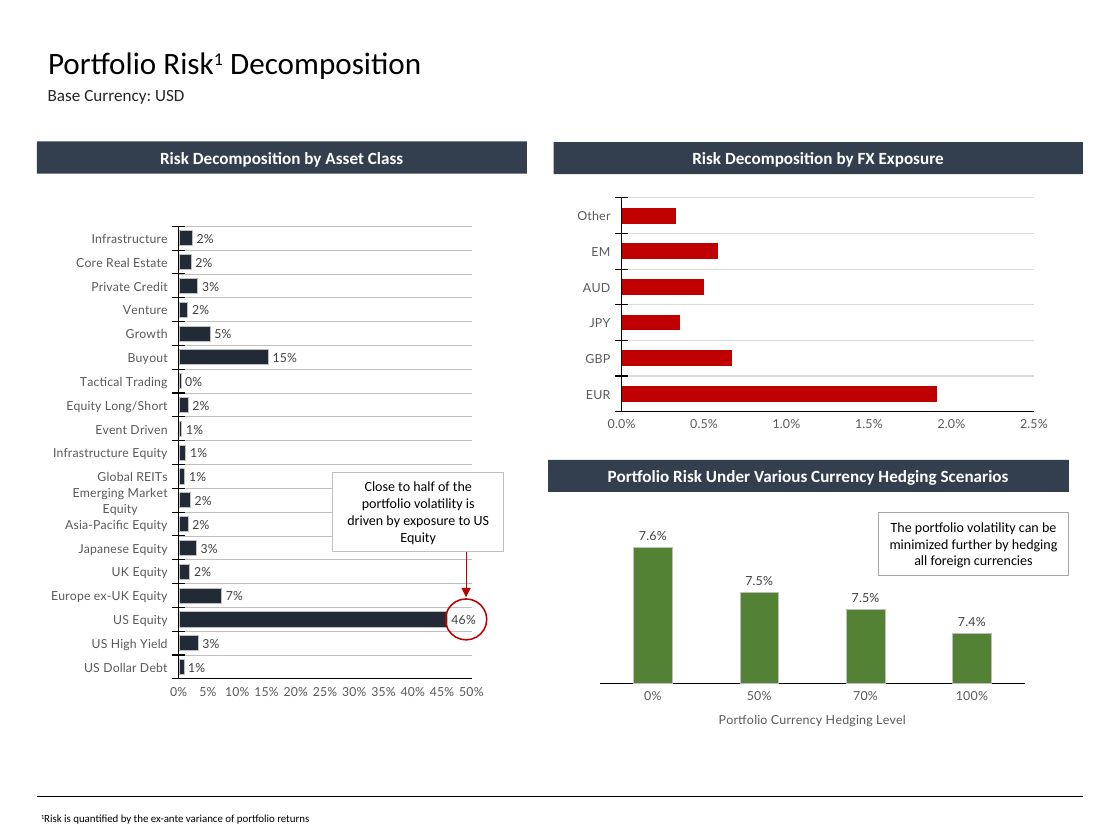
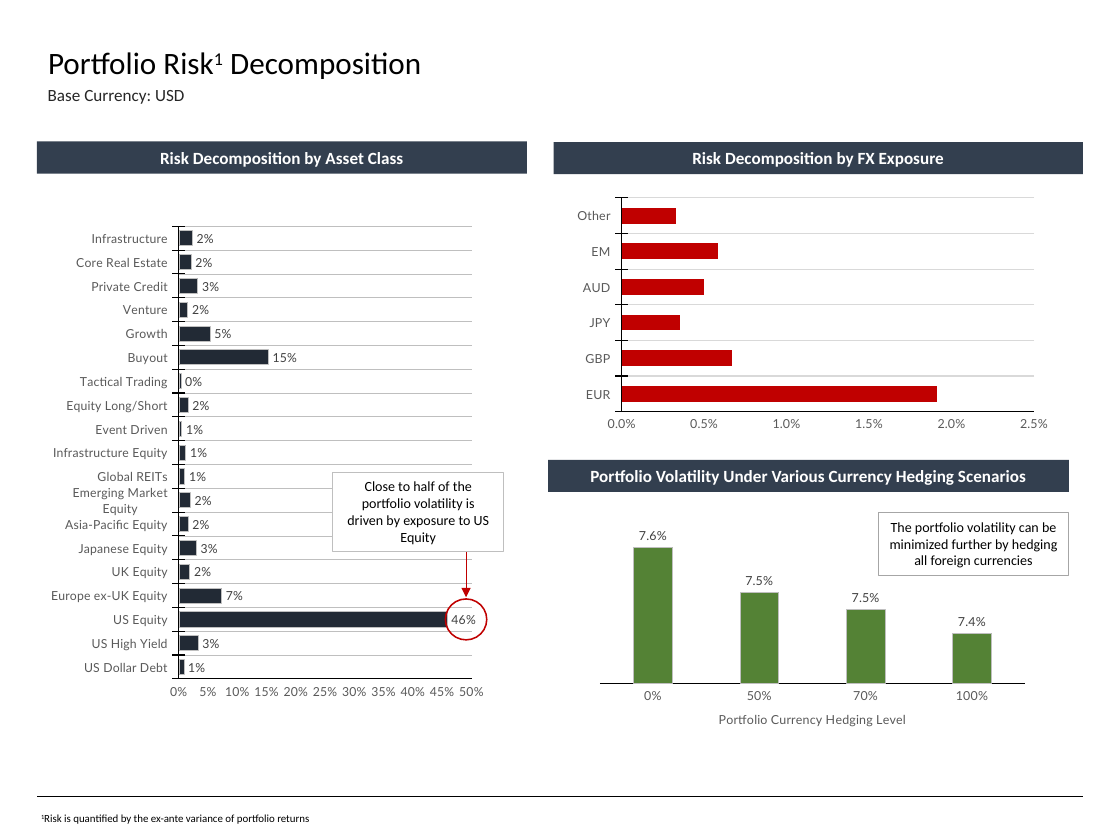
Before and after one commit to fabarker/epsilon-phi, a slide deck: slide 9 of epsilon-phi-core/src/python/epsilonPhi/ep_saa/marketing/Slides.pptx. Drawn at 1120x840 pixels with LibreOffice and Linux fonts; fonts in the diff are those of the drawing. Boxes give left, top, right and bottom in pixels: in the first picture for what was removed or moved away, otherwise in the second. Text is boxed around its words. In the diff, an @@ line names an element or a change of style, - is before the commit and + after.

```diff
--- a/epsilon-phi-core/src/python/epsilonPhi/ep_saa/marketing/Slides.pptx
+++ b/epsilon-phi-core/src/python/epsilonPhi/ep_saa/marketing/Slides.pptx
@@ text in rectangle at (590,470,1026,485): text changed @@
-Portfolio Risk Under Various Currency Hedging Scenarios
+Portfolio Volatility Under Various Currency Hedging Scenarios
```
Also in this commit, not shown: 18 other slides changed, 1 slide added, 1 other file.
